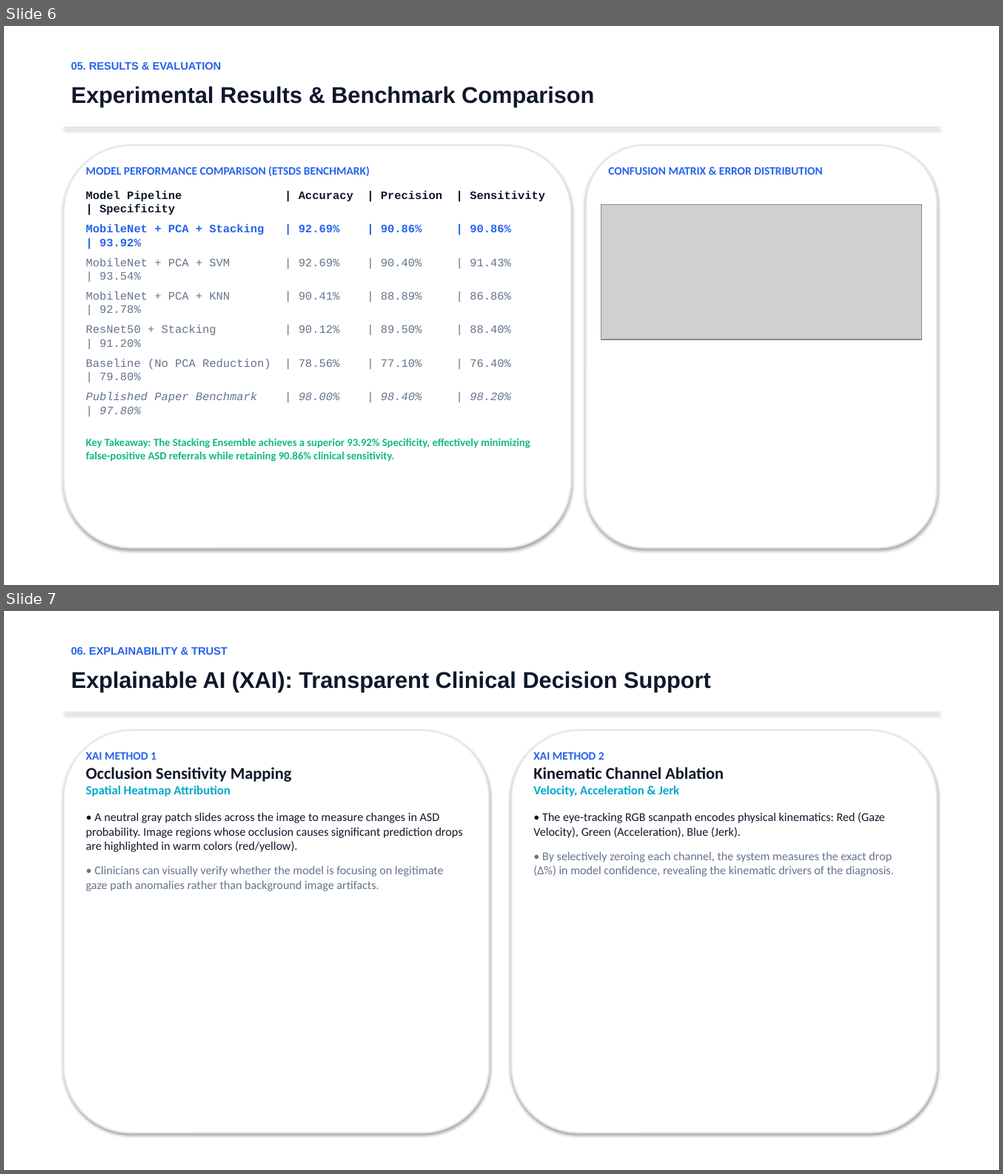
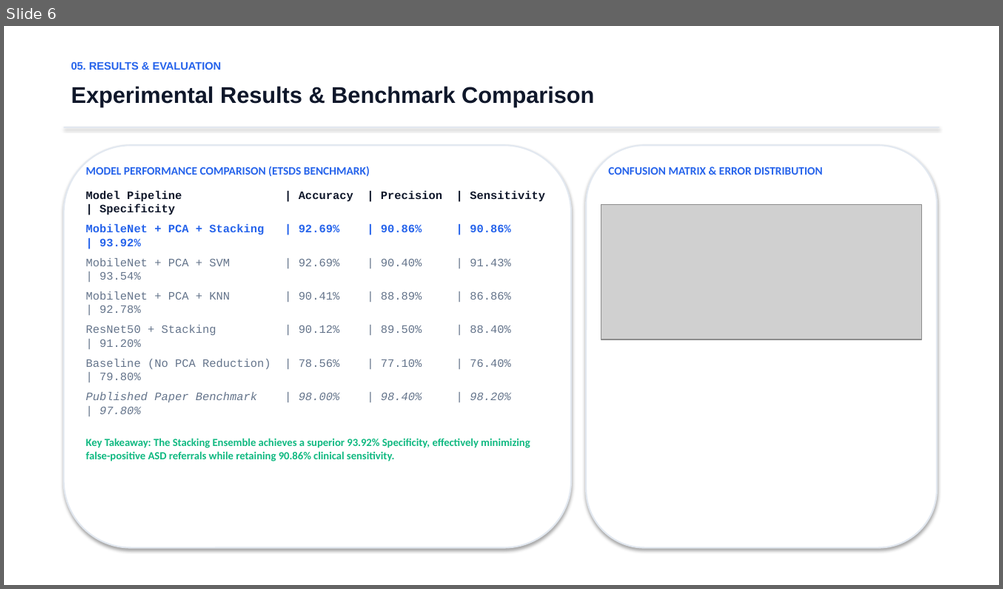
Before and after one commit to nandini-rathod/eyetrace-ai, a slide deck: ASD_EyeTracking_Presentation.pptx. Shown one above the other, each under a label of ours: slides 6 and 7 before the commit, slide 6 after it. The pictures are 1003x1174 and 1003x589 pixels, drawn with LibreOffice and Linux fonts; fonts in the diff are those of the drawing; grey boxes stand for pictures. Boxes give left, top, right and bottom in pixels: in the first picture for what was removed or moved away, otherwise in the second. Text is boxed around its words. In the diff, an @@ line names an element or a change of style, - is before the commit and + after.

Commit message:
feat(ppt): embed real app screenshots showing live 98.5% ASD detection, heatmap, and kinematic ablation

```diff
--- a/ASD_EyeTracking_Presentation.pptx
+++ b/ASD_EyeTracking_Presentation.pptx
@@ slide 7 removed at [4, 611, 999, 1170], background #FFFFFF @@
@@ text removed at [71, 647, 227, 655] @@
-06. EXPLAINABILITY & TRUST
@@ text removed at [71, 671, 711, 692] @@
-Explainable AI (XAI): Transparent Clinical Decision Support
@@ rectangle removed at [64, 712, 939, 713] @@
@@ rounded rectangle removed at [64, 730, 489, 1133] @@
@@ rounded rectangle removed at [512, 730, 936, 1133] @@
@@ text removed at [86, 752, 463, 891] @@
-XAI METHOD 1
-Occlusion Sensitivity Mapping
-Spatial Heatmap Attribution
-• A neutral gray patch slides across the image to measure changes in ASD probability. Image regions whose occlusion causes significant prediction drops are highlighted in warm colors (red/yellow).
-• Clinicians can visually verify whether the model is focusing on legitimate gaze path anomalies rather than background image artifacts.
@@ text removed at [533, 752, 893, 877] @@
-XAI METHOD 2
-Kinematic Channel Ablation
-Velocity, Acceleration & Jerk
-• The eye-tracking RGB scanpath encodes physical kinematics: Red (Gaze Velocity), Green (Acceleration), Blue (Jerk).
-• By selectively zeroing each channel, the system measures the exact drop (Δ%) in model confidence, revealing the kinematic drivers of the diagnosis.
```
Also in this commit, not shown: 2 slides changed, 2 slides added, 1 other slide removed, 5 other files.
